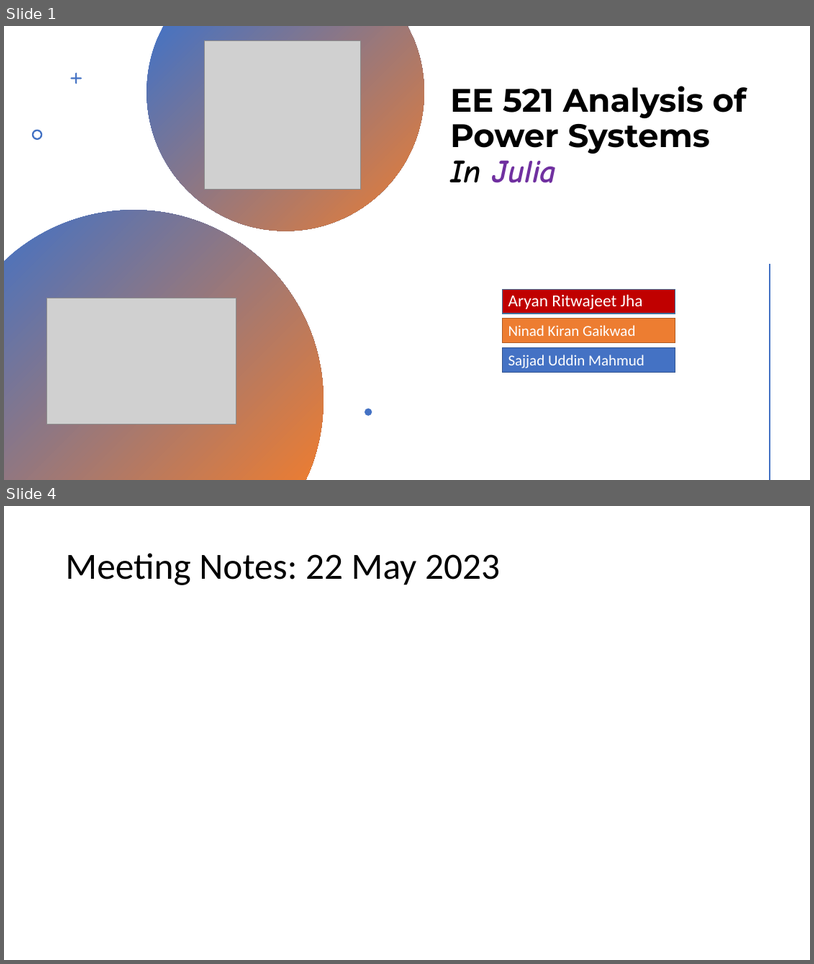
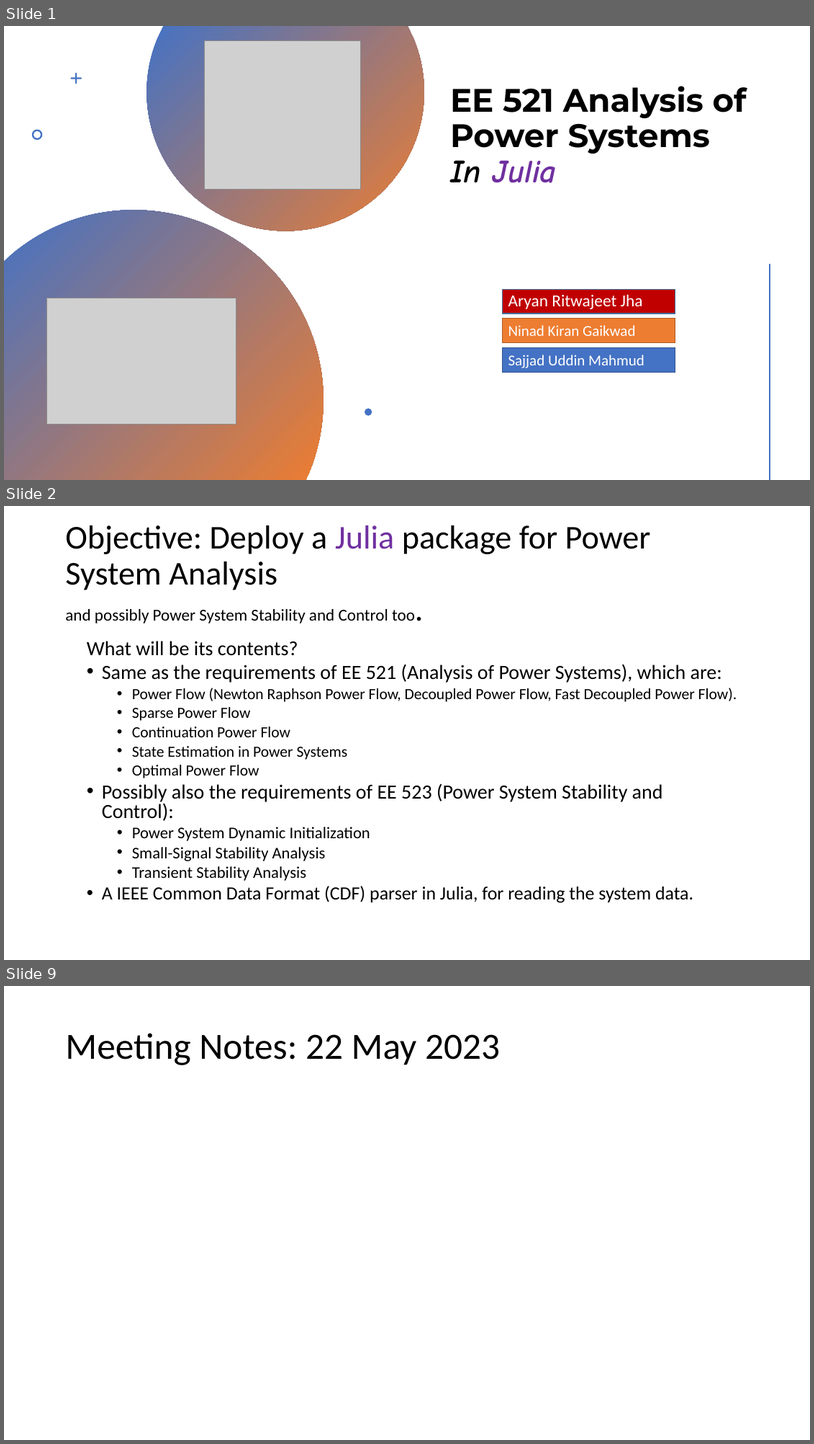
Before and after one commit to Realife-Brahmin/OriginalDocsHub, a slide deck: ee521/plan_for_ee521_in_julia/ee521_julia_plan.pptx. Shown one above the other, each under a label of ours: slides 1 and 4 before the commit, slides 1, 2 and 9 after it; the slides between them are not shown. The pictures are 814x964 and 814x1444 pixels, drawn with LibreOffice and Linux fonts; fonts in the diff are those of the drawing; grey boxes stand for pictures. Boxes give left, top, right and bottom in pixels: in the first picture for what was removed or moved away, otherwise in the second. Text is boxed around its words. In the diff, an @@ line names an element or a change of style, - is before the commit and + after.

Commit message:
draft before presenting initial Julia package proposal to Anamika

```diff
--- a/ee521/plan_for_ee521_in_julia/ee521_julia_plan.pptx
+++ b/ee521/plan_for_ee521_in_julia/ee521_julia_plan.pptx
@@ slide 2 added at [4,506,810,960], background #FFFFFF @@
@@ title added at [65,525,651,623], 39.6 pt, text #000000 @@
+Objective: Deploy a Julia package for Power System Analysis
+and possibly Power System Stability and Control too.
@@ text added at [87,641,738,903], 18.5 pt, text #000000 @@
+  What will be its contents?
+  • Same as the requirements of EE 521 (Analysis of Power Systems), which are:
+    • Power Flow (Newton Raphson Power Flow, Decoupled Power Flow, Fast Decoupled Power Flow).
+    • Sparse Power Flow
+    • Continuation Power Flow
+    • State Estimation in Power Systems
+    • Optimal Power Flow
+  • Possibly also the requirements of EE 523 (Power System Stability and Control):
+    • Power System Dynamic Initialization
+    • Small-Signal Stability Analysis
+    • Transient Stability Analysis
+  • A IEEE Common Data Format (CDF) parser in Julia, for reading the system data.
@@ what was slide 4 is now slide 9 @@
```
Also in this commit, not shown: 2 slides changed, 4 other slides added, 1 other file.
